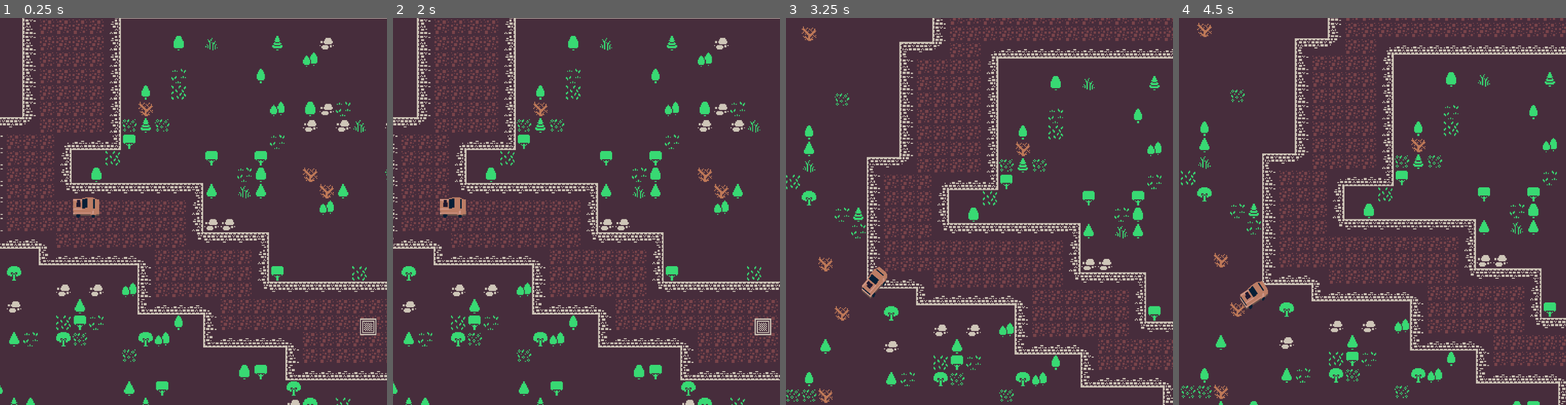
Above: before the commit, frames 1-4 (left to right).
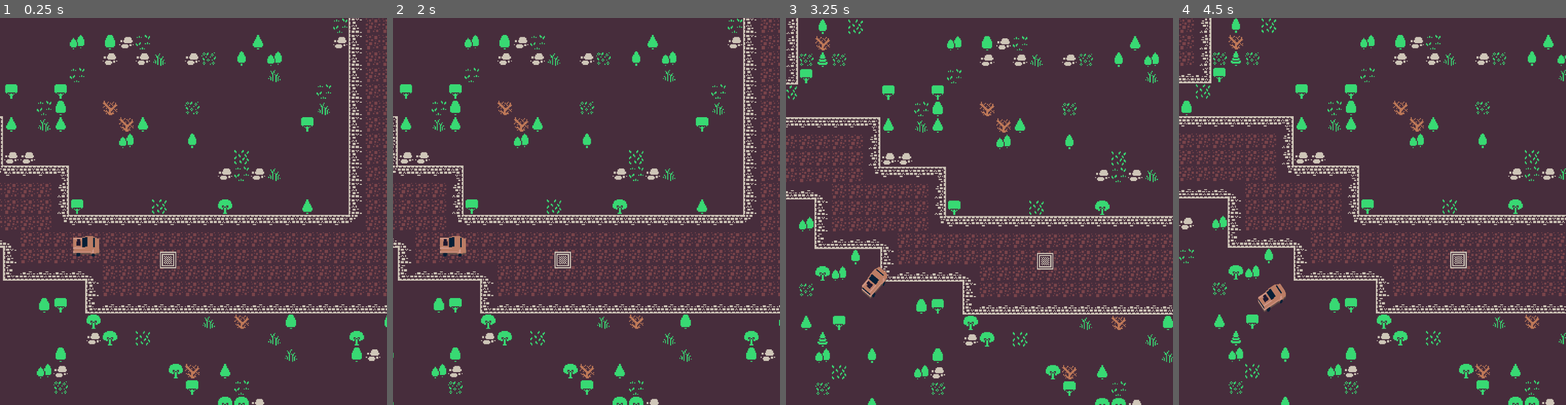
Above: after the commit, the same moments.

Repository: melhor-ia/Race-yourself
Game: Godot game, scene res://game.tscn
Same seed, same stepped clock (60 frames per second), same inputs: the game is played once before the commit and once after it. The engine's default icon, where the game draws it, is replaced by a stand-in: a white triangle on a blue panel in a dark square.
Inputs:
- Up to frame 1 (0.25 s): no input
- Up to frame 2 (2 s): tap Enter at 0.5 s; hold D (move_right) 0.53-1.28 s; tap Space at 1.25 s; hold S (move_down) from 1.28 s (still down)
- Up to frame 3 (3.25 s): release S (move_down) at 2.03 s; hold D (move_right) 2.03-2.78 s; hold W (move_up) from 2.78 s (still down)
- Up to frame 4 (4.5 s): release W (move_up) at 3.53 s; hold A (move_left) from 3.53 s (still down)

The runs differ from the first frame. In frame 1, 24% of the frame differs, in the area x 0-100%, y 0-100%; in frame 2, 24%; in frame 3, 23%; in frame 4, 24%.

Commit message:
tiny fixes

Diff:
--- a/race-yourself/elements/delorian/de_lorean.tscn
+++ b/race-yourself/elements/delorian/de_lorean.tscn
@@ -8,7 +8,7 @@
 size = Vector2(64, 52)
 
 [node name="DeLorean" type="CharacterBody2D"]
-collision_layer = 5
+collision_layer = 4
 script = ExtResource("1_jxhqk")
 slip_speed = 600
 traction_fast = 5.0
--- a/race-yourself/elements/ghost/ghost.tscn
+++ b/race-yourself/elements/ghost/ghost.tscn
@@ -1,10 +1,51 @@
-[gd_scene load_steps=3 format=3 uid="uid://c05jwaefw28f7"]
+[gd_scene load_steps=9 format=3 uid="uid://c05jwaefw28f7"]
 
 [ext_resource type="Script" uid="uid://ccfmqinpg621q" path="res://elements/ghost/ghost.gd" id="1_b48kj"]
-[ext_resource type="Texture2D" uid="uid://dfnvni40kllwo" path="res://icon.svg" id="1_ql7f8"]
+[ext_resource type="PackedScene" uid="uid://rias608g3jdo" path="res://elements/stacked_spites.tscn" id="2_b48kj"]
+
+[sub_resource type="RectangleShape2D" id="RectangleShape2D_b48kj"]
+size = Vector2(68, 36)
+
+[sub_resource type="Gradient" id="Gradient_b48kj"]
+offsets = PackedFloat32Array(0, 0.554545)
+colors = PackedColorArray(0.31982, 0.527251, 1, 1, 1, 1, 0.686275, 1)
+
+[sub_resource type="GradientTexture1D" id="GradientTexture1D_ybbtj"]
+gradient = SubResource("Gradient_b48kj")
+
+[sub_resource type="Curve" id="Curve_gq8fl"]
+_data = [Vector2(0, 1), 0.0, 0.0, 0, 0, Vector2(1, 0), 0.0, 0.0, 0, 0]
+point_count = 2
+
+[sub_resource type="CurveTexture" id="CurveTexture_ldkjm"]
+curve = SubResource("Curve_gq8fl")
+
+[sub_resource type="ParticleProcessMaterial" id="ParticleProcessMaterial_r3jn5"]
+particle_flag_disable_z = true
+emission_shape = 3
+emission_box_extents = Vector3(45, 25, 1)
+direction = Vector3(0, -1, 0)
+spread = 14.639
+initial_velocity_max = 230.77
+gravity = Vector3(0, 0, 0)
+scale_min = 3.0
+scale_max = 6.0
+scale_curve = SubResource("CurveTexture_ldkjm")
+color_ramp = SubResource("GradientTexture1D_ybbtj")
 
 [node name="PathFollow2D" type="PathFollow2D"]
 script = ExtResource("1_b48kj")
 
-[node name="Sprite2D" type="Sprite2D" parent="."]
-texture = ExtResource("1_ql7f8")
+[node name="StaticBody2D" type="CharacterBody2D" parent="."]
+collision_mask = 5
+
+[node name="CollisionShape2D" type="CollisionShape2D" parent="StaticBody2D"]
+position = Vector2(-1, 0)
+shape = SubResource("RectangleShape2D_b48kj")
+
+[node name="StackedSpites" parent="StaticBody2D" instance=ExtResource("2_b48kj")]
+
+[node name="GPUParticles2D" type="GPUParticles2D" parent="StaticBody2D"]
+amount = 200
+lifetime = 0.5
+process_material = SubResource("ParticleProcessMaterial_r3jn5")
--- a/race-yourself/elements/ghost/ghost_path.gd
+++ b/race-yourself/elements/ghost/ghost_path.gd
@@ -28,7 +28,7 @@
 			var distance = ghost.global_position.distance_to(curve.get_point_position(ghost.point))
 			var distance_points = curve.get_point_position(ghost.point-1).distance_to(curve.get_point_position(ghost.point))
 			print(distance)
-			if distance > 5:
+			if distance > 1:
 				ghost.progress += distance_points*delta*10
 			else:
 				ghost.point += 1
--- a/race-yourself/elements/stacked_spites.tscn
+++ b/race-yourself/elements/stacked_spites.tscn
@@ -1,7 +1,7 @@
 [gd_scene load_steps=3 format=3 uid="uid://rias608g3jdo"]
 
 [ext_resource type="Texture2D" uid="uid://wi3kddxugmku" path="res://assets/Madmaxstylecar.png" id="1_34b3k"]
-[ext_resource type="Script" uid="uid://dqcq52sxui6ms" path="res://elements/delorian/stacked_sprite.gd" id="2_homhe"]
+[ext_resource type="Script" uid="uid://dqcq52sxui6ms" path="res://elements/stacked_sprite.gd" id="2_homhe"]
 
 [node name="StackedSpites" type="Sprite2D"]
 scale = Vector2(1.5, 1.5)
--- a/race-yourself/game.tscn
+++ b/race-yourself/game.tscn
@@ -1342,7 +1342,7 @@
 tile_set = SubResource("TileSet_fc0e3")
 
 [node name="DeLorean" parent="." instance=ExtResource("1_80nbo")]
-position = Vector2(-785, -593)
+position = Vector2(-6, -182)
 engine_power = 250
 
 [node name="Camera2D" parent="DeLorean" instance=ExtResource("3_feb5d")]
Renamed: race-yourself/elements/delorian/stacked_sprite.gd -> race-yourself/elements/stacked_sprite.gd
Renamed: race-yourself/elements/delorian/stacked_sprite.gd.uid -> race-yourself/elements/stacked_sprite.gd.uid
